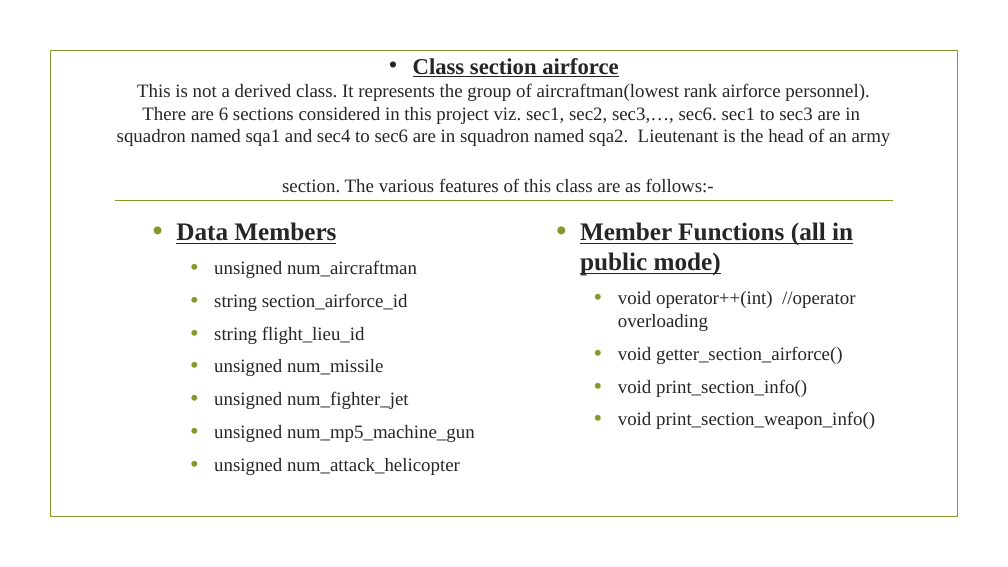
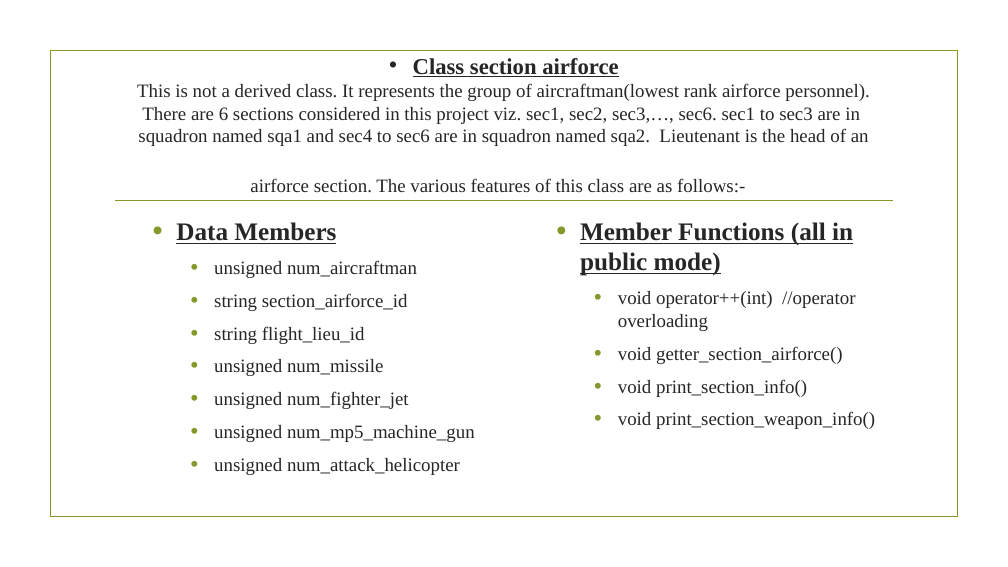
Before and after one commit to sadityakumar9211/Defence-Force-Database-Management-System, a slide deck: slide 23 of OOPL Project Group-5.pptx. Drawn at 1008x567 pixels with LibreOffice and Linux fonts; fonts in the diff are those of the drawing; background and template pictures are left out. Boxes give left, top, right and bottom in pixels: in the first picture for what was removed or moved away, otherwise in the second. Text is boxed around its words. In the diff, an @@ line names an element or a change of style, - is before the commit and + after.

```diff
--- a/OOPL Project Group-5.pptx
+++ b/OOPL Project Group-5.pptx
@@ title at (137,83,869,193): text changed @@
-This is not a derived class. It represents the group of aircraftman(lowest rank airforce personnel). There are 6 sections considered in this project viz. sec1, sec2, sec3,…, sec6. sec1 to sec3 are in squadron named sqa1 and sec4 to sec6 are in squadron named sqa2. Lieutenant is the head of an army section. The various features of this class are as follows:-
+This is not a derived class. It represents the group of aircraftman(lowest rank airforce personnel). There are 6 sections considered in this project viz. sec1, sec2, sec3,…, sec6. sec1 to sec3 are in squadron named sqa1 and sec4 to sec6 are in squadron named sqa2. Lieutenant is the head of an airforce section. The various features of this class are as follows:-
```
Also in this commit, not shown: 3 other slides changed, 4 other files.
